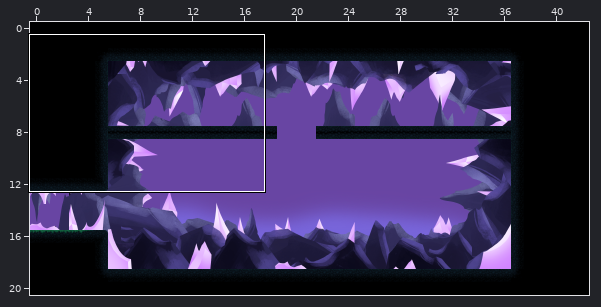
Two versions of a level (Tiled map, Output/Assets/Maps/Map666.tmx). The first picture is a wide view before the edit; the outline marks the close-up.
Close-up. Before the commit:
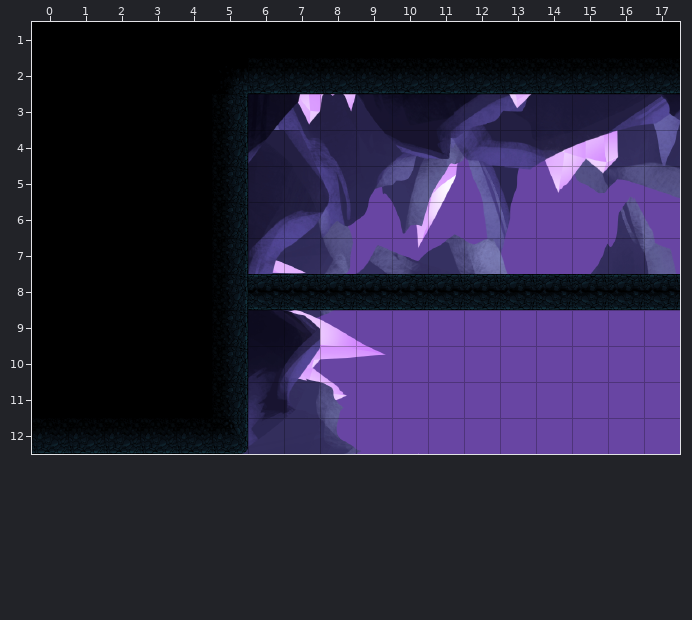
Cells are 64x64 px. Shown: x 0..17, y 1..12. The commit also changed other parts of the map, which this record leaves out.
After:
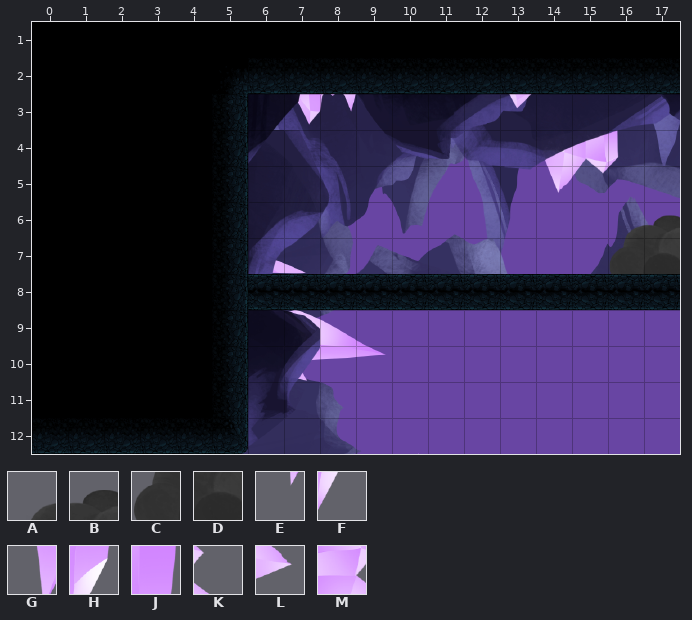
Key: from "Bolas(128x530)": A 0, B 1, C 8, D 9; from "SecretCave_Cristals": E 32 turned 180, F 61 turned 180, G 62 turned 180, H 91 turned 180, J 121 turned 180, K 250 turned 90, L 251 turned 90, M 280 turned 90.
_ is an empty cell.
The edit:
Layer "Background Fog" (now hidden):
y 4: x 11 J -> _
y 5: x 11 H -> _
y 6: x 10..11 GF -> __
y 7: x 10 E -> _
y 10: x 7..8 MK -> __
y 11: x 8 L -> _
Layer "Lights":
y 6: x 16..17 __ -> AB
y 7: x 16..17 __ -> CD
Pixel boxes of the changes (left, top, right, bottom) in both close-ups:
removed: (416, 163, 458, 248)
added: (609, 215, 680, 274)
removed: (302, 359, 347, 400)
